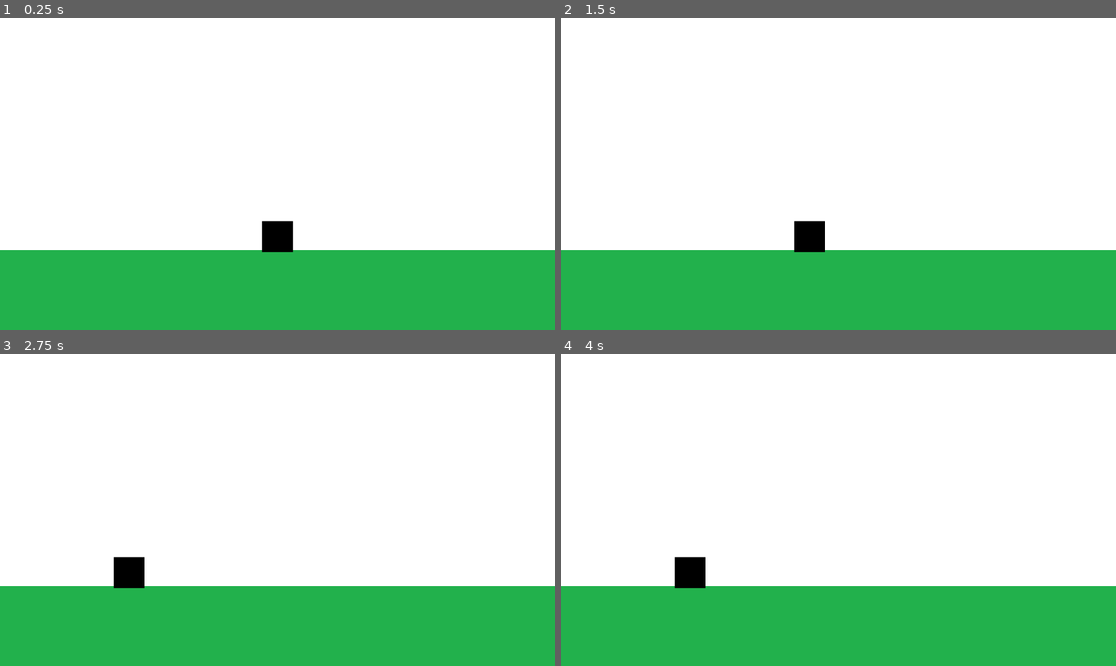
Above: before the commit, frames 1-4 (two rows, left to right).
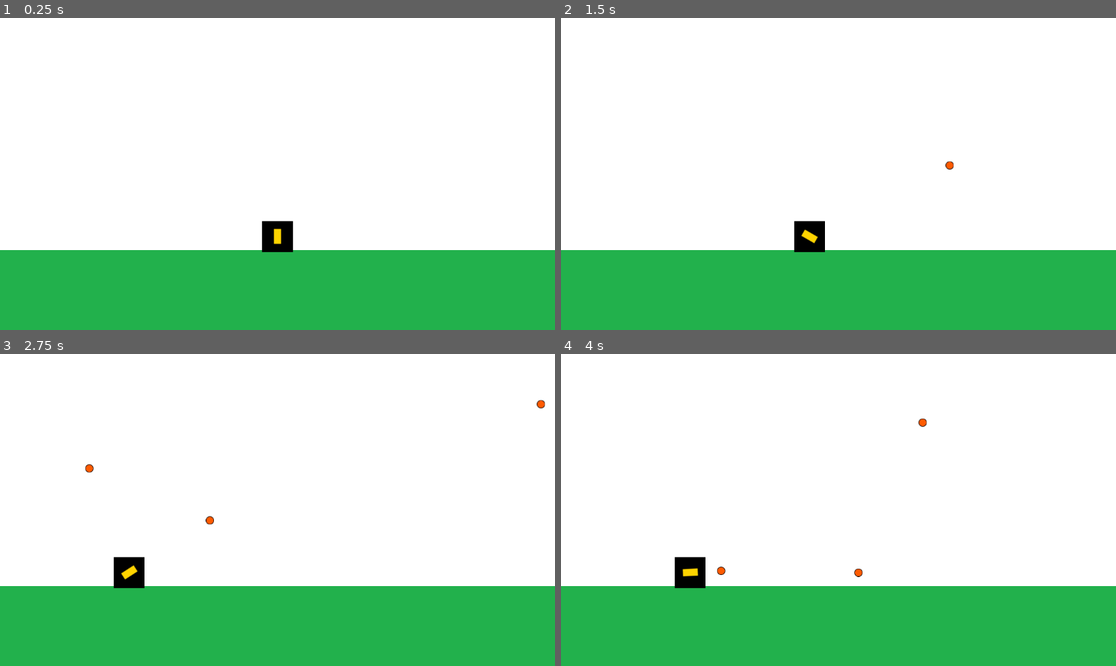
Above: after the commit, the same moments.

Repository: francogarcino/entregas-ipv-garcino-ruiz-franco
Game: Godot game, scene res://main.tscn
Same seed, same stepped clock (60 frames per second), same inputs: the game is played once before the commit and once after it.
Inputs (mouse positions are in pixels of both pictures, inside the frame that each line leads up to):
- Up to frame 1 (0.25 s): no input
- Up to frame 2 (1.5 s): tap Enter at 0.5 s; move the mouse to (960, 158) at 0.52 s; click (960, 158) at 0.6 s; tap Space at 1.25 s; move the mouse to (727, 189) at 1.27 s; hold A (mover_izq) from 1.28 s (still down); tap D (mover_der) at 1.35 s
- Up to frame 3 (2.75 s): click (166, 525) at 1.55 s; move the mouse to (333, 441) at 2.02 s; release A (mover_izq) at 2.03 s; click (333, 441) at 2.1 s
- Up to frame 4 (4 s): move the mouse to (810, 572) at 2.77 s; click (810, 572) at 2.85 s; move the mouse to (1005, 556) at 3.52 s; hold A (mover_izq) from 3.53 s (still down); hold D (mover_der) from 3.53 s (still down); click (1005, 556) at 3.8 s

The runs differ from the first frame. In frame 1, less than 0.1% of the frame differs, in the area x 49-51%, y 67-73%; in frame 2, 0.1%; in frame 3, 0.2%, in the area x 15-99%, y 14-73%; in frame 4, 0.2%.

Commit message:
🔫 disparos implementados

Diff:
--- /dev/null
+++ b/entrega-1y2-garcino-ruiz-franco/entities/abs_projectile.tscn
@@ -0,0 +1,10 @@
+[gd_scene load_steps=3 format=3 uid="uid://c6ppxoy0uffdj"]
+
+[ext_resource type="Script" path="res://projectile.gd" id="1_y88vv"]
+[ext_resource type="Texture2D" uid="uid://bn4ct7aaxacie" path="res://resources/proyectile_turret.png" id="2_1mh5n"]
+
+[node name="Projectile" type="Node2D"]
+script = ExtResource("1_y88vv")
+
+[node name="Sprite2D" type="Sprite2D" parent="."]
+texture = ExtResource("2_1mh5n")
--- /dev/null
+++ b/entrega-1y2-garcino-ruiz-franco/entities/hand.gd
@@ -0,0 +1,12 @@
+extends Sprite2D
+@onready var fire_position = $ShootOrigin
+
+var projectile_scene:PackedScene = preload("res://entities/projectile.tscn")
+
+var container:Node
+
+func shoot() -> void:
+	var instance = projectile_scene.instantiate()
+	container.add_child(instance)
+	var direction = (fire_position.global_position - global_position).normalized()
+	instance.set_start_position(fire_position.global_position, direction)
--- a/entrega-1y2-garcino-ruiz-franco/player.gd
+++ b/entrega-1y2-garcino-ruiz-franco/entities/player.gd
@@ -1,7 +1,9 @@
 extends Node2D
 
 @export var speed = 450
+@onready var cannon = $Hand
 var screen_size
+var container: Node
 
 func _ready() -> void:
 	screen_size = get_viewport_rect().size
@@ -9,7 +11,6 @@
 	position.y = screen_size.y * 0.7
 
 
-# Called every frame. 'delta' is the elapsed time since the previous frame.
 func _process(delta: float) -> void:
 	if Input.is_action_pressed("mover_der"):
 		position.x += speed * delta
@@ -17,3 +18,12 @@
 		position.x -= speed * delta
 
 	position = position.clamp(Vector2.ZERO, screen_size)
+	cannon.look_at(get_global_mouse_position())
+
+	if Input.is_action_just_pressed("click"):
+		cannon.shoot()
+
+
+func set_proj_container(container) -> void:
+	cannon.container = container
+	container = container
--- /dev/null
+++ b/entrega-1y2-garcino-ruiz-franco/entities/player.tscn
@@ -0,0 +1,19 @@
+[gd_scene load_steps=5 format=3 uid="uid://c8trwyeiiyu7a"]
+
+[ext_resource type="Texture2D" uid="uid://baqxh7akeyhlq" path="res://resources/player.png" id="1_88i3j"]
+[ext_resource type="Script" path="res://entities/player.gd" id="1_inmcx"]
+[ext_resource type="Texture2D" uid="uid://cn542m76vfcxh" path="res://resources/cannon.png" id="3_hyor1"]
+[ext_resource type="Script" path="res://entities/hand.gd" id="4_xwei3"]
+
+[node name="Player" type="Node2D"]
+script = ExtResource("1_inmcx")
+
+[node name="Body" type="Sprite2D" parent="."]
+texture = ExtResource("1_88i3j")
+
+[node name="Hand" type="Sprite2D" parent="."]
+texture = ExtResource("3_hyor1")
+script = ExtResource("4_xwei3")
+
+[node name="ShootOrigin" type="Marker2D" parent="Hand"]
+position = Vector2(14, 0)
--- /dev/null
+++ b/entrega-1y2-garcino-ruiz-franco/entities/projectile.tscn
@@ -0,0 +1,5 @@
+[gd_scene load_steps=2 format=3 uid="uid://b486ilj5k2pm2"]
+
+[ext_resource type="PackedScene" uid="uid://c6ppxoy0uffdj" path="res://entities/abs_projectile.tscn" id="1_b07ds"]
+
+[node name="Projectile" instance=ExtResource("1_b07ds")]
--- /dev/null
+++ b/entrega-1y2-garcino-ruiz-franco/entities/turret.gd
@@ -0,0 +1,8 @@
+extends Sprite2D
+
+func _ready() -> void:
+	pass
+
+
+func _process(delta: float) -> void:
+	pass
--- /dev/null
+++ b/entrega-1y2-garcino-ruiz-franco/entities/turret.tscn
@@ -0,0 +1,11 @@
+[gd_scene load_steps=3 format=3 uid="uid://vdn3dsjr0d8m"]
+
+[ext_resource type="Texture2D" uid="uid://f1qmf42r7n7p" path="res://resources/turret.png" id="1_rcaju"]
+[ext_resource type="Script" path="res://entities/turret.gd" id="2_mfwhg"]
+
+[node name="Turret" type="Node2D"]
+
+[node name="turret" type="Sprite2D" parent="."]
+position = Vector2(76, 84)
+texture = ExtResource("1_rcaju")
+script = ExtResource("2_mfwhg")
--- a/entrega-1y2-garcino-ruiz-franco/main.gd
+++ b/entrega-1y2-garcino-ruiz-franco/main.gd
@@ -3,7 +3,4 @@
 
 func _ready() -> void:
 	textureRect.size = get_viewport().get_visible_rect().size
-
-
-func _process(delta: float) -> void:
-	pass
+	$Player.set_proj_container(self)
--- a/entrega-1y2-garcino-ruiz-franco/main.tscn
+++ b/entrega-1y2-garcino-ruiz-franco/main.tscn
@@ -2,7 +2,7 @@
 
 [ext_resource type="Texture2D" uid="uid://brp8pmr8c7tev" path="res://resources/background.png" id="1_8u6mp"]
 [ext_resource type="Script" path="res://main.gd" id="1_gwko1"]
-[ext_resource type="PackedScene" uid="uid://c8trwyeiiyu7a" path="res://player.tscn" id="2_c6aog"]
+[ext_resource type="PackedScene" uid="uid://c8trwyeiiyu7a" path="res://entities/player.tscn" id="2_c6aog"]
 [ext_resource type="Texture2D" uid="uid://dixf45gyum64o" path="res://resources/floor.png" id="2_l5fer"]
 
 [node name="Main" type="Node"]
--- a/entrega-1y2-garcino-ruiz-franco/player.tscn
+++ /dev/null
@@ -1,10 +0,0 @@
-[gd_scene load_steps=3 format=3 uid="uid://c8trwyeiiyu7a"]
-
-[ext_resource type="Texture2D" uid="uid://baqxh7akeyhlq" path="res://resources/player.png" id="1_88i3j"]
-[ext_resource type="Script" path="res://player.gd" id="1_inmcx"]
-
-[node name="Player" type="Node2D"]
-script = ExtResource("1_inmcx")
-
-[node name="Sprite2D" type="Sprite2D" parent="."]
-texture = ExtResource("1_88i3j")
--- a/entrega-1y2-garcino-ruiz-franco/project.godot
+++ b/entrega-1y2-garcino-ruiz-franco/project.godot
@@ -29,3 +29,8 @@
 , Object(InputEventKey,"resource_local_to_scene":false,"resource_name":"","device":-1,"window_id":0,"alt_pressed":false …(186 unchanged characters)…
 ]
 }
+click={
+"deadzone": 0.5,
+"events": [Object(InputEventMouseButton,"resource_local_to_scene":false,"resource_name":"","device":-1,"window_id":0,"alt_pressed":false,"shift_pressed":false,"ctrl_pressed":false,"meta_pressed":false,"button_mask":1,"position":Vector2(107, 12),"global_position":Vector2(116, 58),"factor":1.0,"button_index":1,"canceled":false,"pressed":true,"double_click":false,"script":null)
+]
+}
--- /dev/null
+++ b/entrega-1y2-garcino-ruiz-franco/projectile.gd
@@ -0,0 +1,15 @@
+extends Node2D
+class_name Projectile
+
+var move_direction
+
+func _ready() -> void:
+	set_physics_process(false)
+
+func set_start_position(start: Vector2, direction: Vector2) -> void:
+	global_position = start
+	move_direction = direction
+	set_physics_process(true)
+
+func _physics_process(delta: float) -> void:
+	position += move_direction*300*delta
Binary file added: entrega-1y2-garcino-ruiz-franco/resources/cannon.png
Not shown, added: entrega-1y2-garcino-ruiz-franco/resources/cannon.png.import
Binary file added: entrega-1y2-garcino-ruiz-franco/resources/proyectile_player.png
Not shown, added: entrega-1y2-garcino-ruiz-franco/resources/proyectile_player.png.import
Binary file added: entrega-1y2-garcino-ruiz-franco/resources/proyectile_turret.png
Not shown, added: entrega-1y2-garcino-ruiz-franco/resources/proyectile_turret.png.import
Binary file added: entrega-1y2-garcino-ruiz-franco/resources/turret.png
Not shown, added: entrega-1y2-garcino-ruiz-franco/resources/turret.png.import
Not shown, added: entrega-1y2-garcino-ruiz-franco/entities/abs1F5D.tmp
Not shown, added: entrega-1y2-garcino-ruiz-franco/entities/abs44CB.tmp
Not shown, added: entrega-1y2-garcino-ruiz-franco/entities/absA5C2.tmp
Not shown, added: entrega-1y2-garcino-ruiz-franco/entities/absC496.tmp
(and 2 more such lines)
